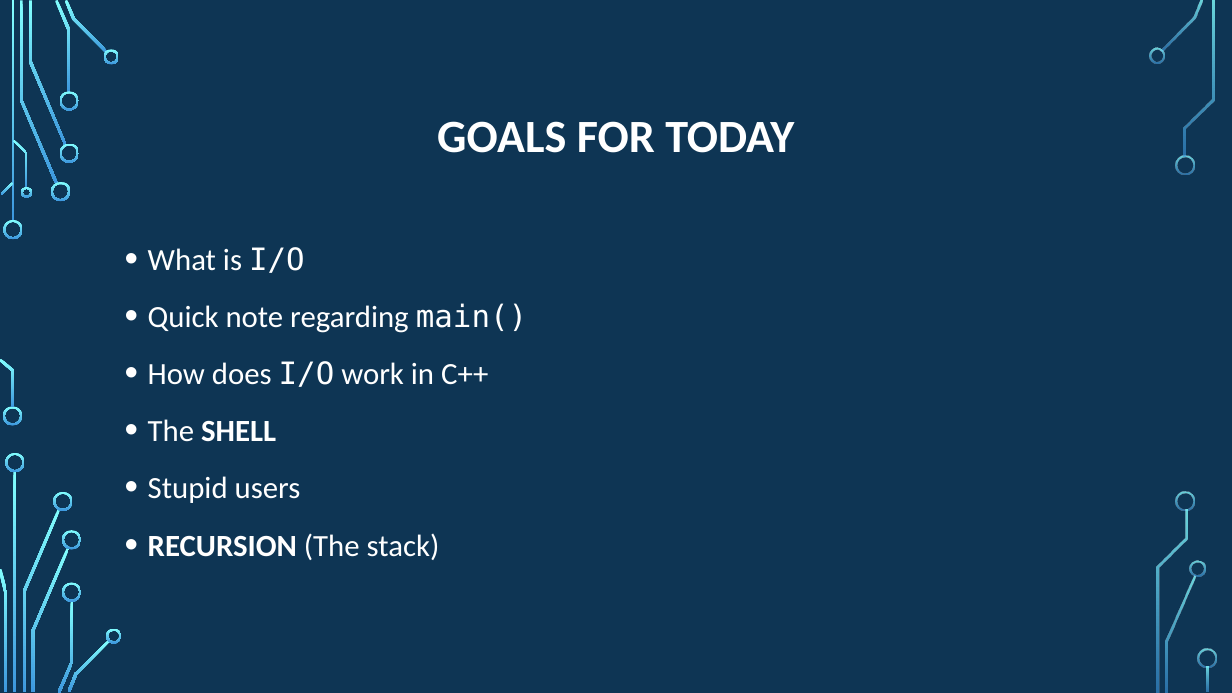
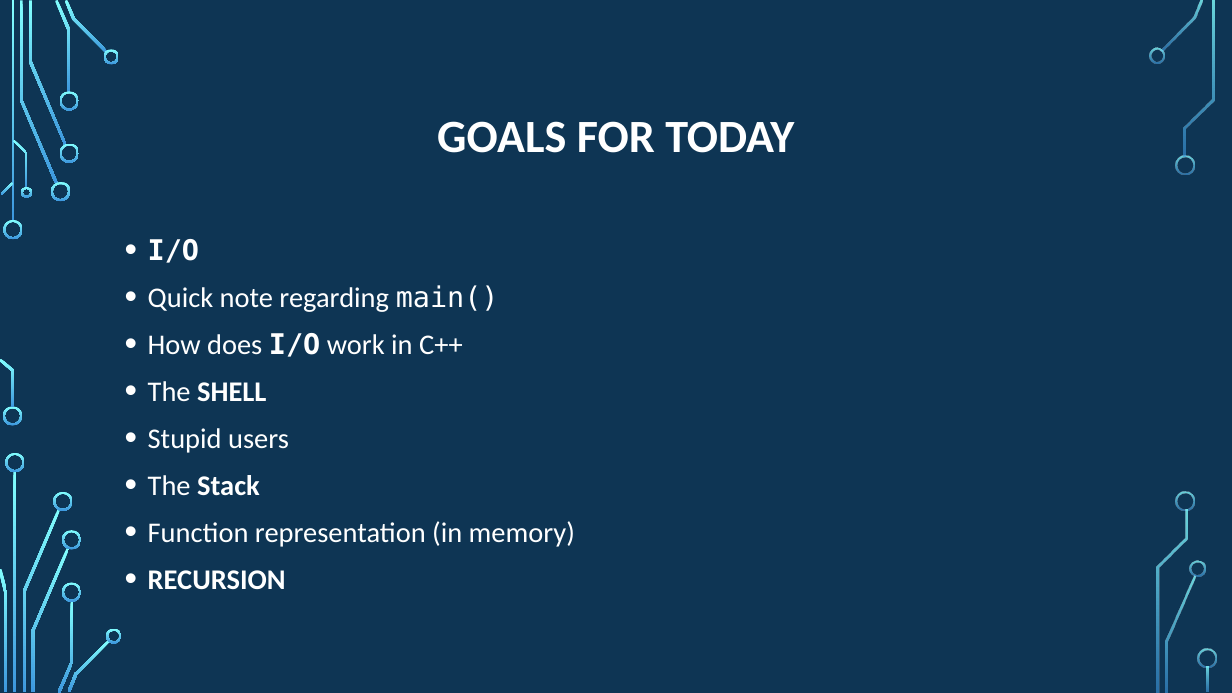
Before and after one commit to psypdt/ZIS_C-_Summer_Course_2019, a slide deck: slide 2 of Day_4/Day_4.pptx. Drawn at 1232x693 pixels with LibreOffice and Linux fonts; fonts in the diff are those of the drawing; background and template pictures are left out. Boxes give left, top, right and bottom in pixels: in the first picture for what was removed or moved away, otherwise in the second. Text is boxed around its words. In the diff, an @@ line names an element or a change of style, - is before the commit and + after.

```diff
--- a/Day_4/Day_4.pptx
+++ b/Day_4/Day_4.pptx
@@ text at <box>148,239,199,263</box>: text changed; size 24 to 22.2 pt; font Calibri to DejaVu Sans Mono; bold on @@
-• What is I/O
+• I/O
@@ text at <box>148,285,499,453</box>: size 24 to 22.2 pt in "Quick note regarding main()", "How does I/O work in C++", "The SHELL", "Stupid users"; bold on in "I/O"; line spacing 1.2 to 1 @@
@@ text at <box>148,475,575,590</box>: text changed; size 24 to 22.2 pt @@
-• RECURSION (The stack)
+• The Stack
+• Function representation (in memory)
+• RECURSION
```
Also in this commit, not shown: 3 other slides changed, 21 slides added.
